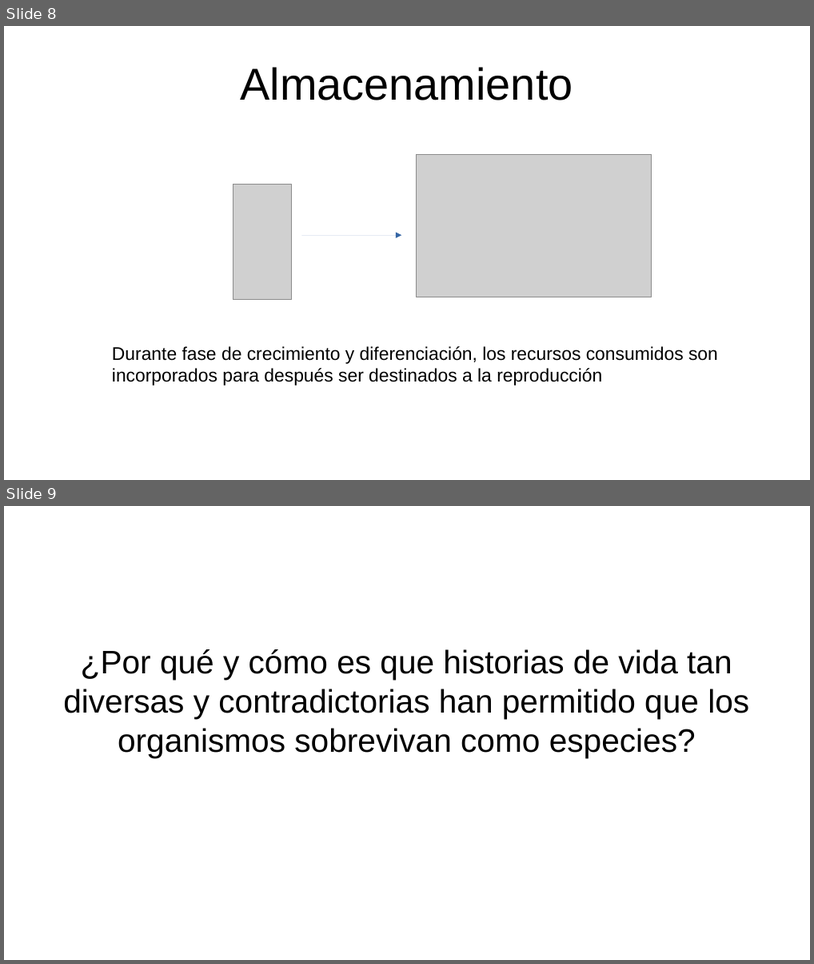
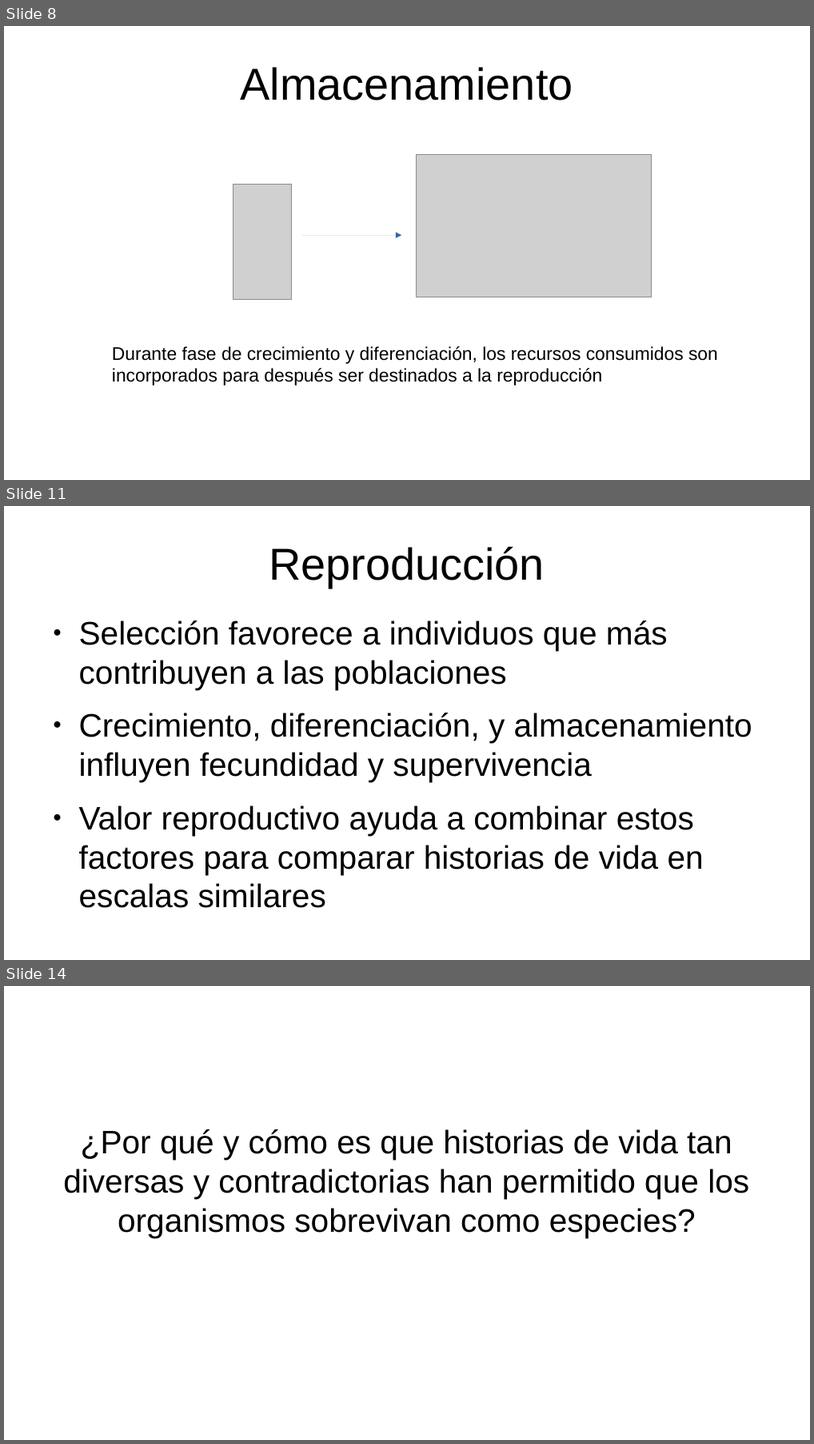
Before and after one commit to gerardommc/Ecologia-poblaciones, a slide deck: Unidad-3/Componentes-historia.odp. Shown one above the other, each under a label of ours: slides 8 and 9 before the commit, slides 8, 11 and 14 after it; the slides between them are not shown. The pictures are 814x964 and 814x1444 pixels, drawn with LibreOffice and Linux fonts; fonts in the diff are those of the drawing; grey boxes stand for pictures. Boxes give left, top, right and bottom in pixels: in the first picture for what was removed or moved away, otherwise in the second. Text is boxed around its words. In the diff, an @@ line names an element or a change of style, - is before the commit and + after.

```diff
--- a/Unidad-3/Componentes-historia.odp
+++ b/Unidad-3/Componentes-historia.odp
@@ slide 11 added at box(4, 506, 810, 960), background #FFFFFF @@
@@ title added at box(269, 547, 545, 588), 44 pt, text #000000 @@
+Reproducción
@@ text added at box(79, 620, 753, 874), 32 pt, text #000000 @@
+● Selección favorece a individuos que más contribuyen a las poblaciones
+● Crecimiento, diferenciación, y almacenamiento influyen fecundidad y supervivencia
+● Valor reproductivo ayuda a combinar estos factores para comparar historias de vida en escalas similares
@@ what was slide 9 is now slide 14 @@
```
Also in this commit, not shown: 4 other slides added, 1 other file.
